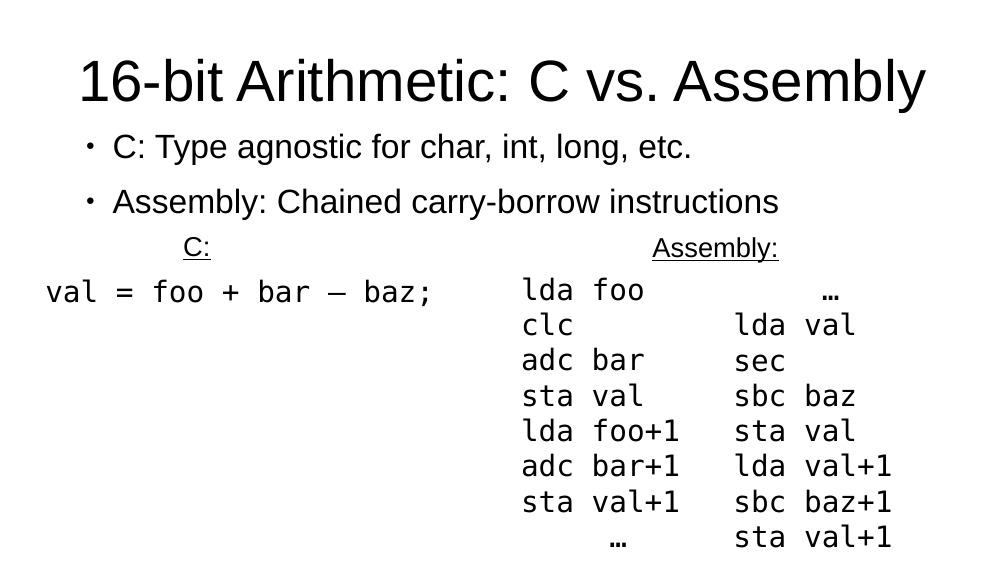
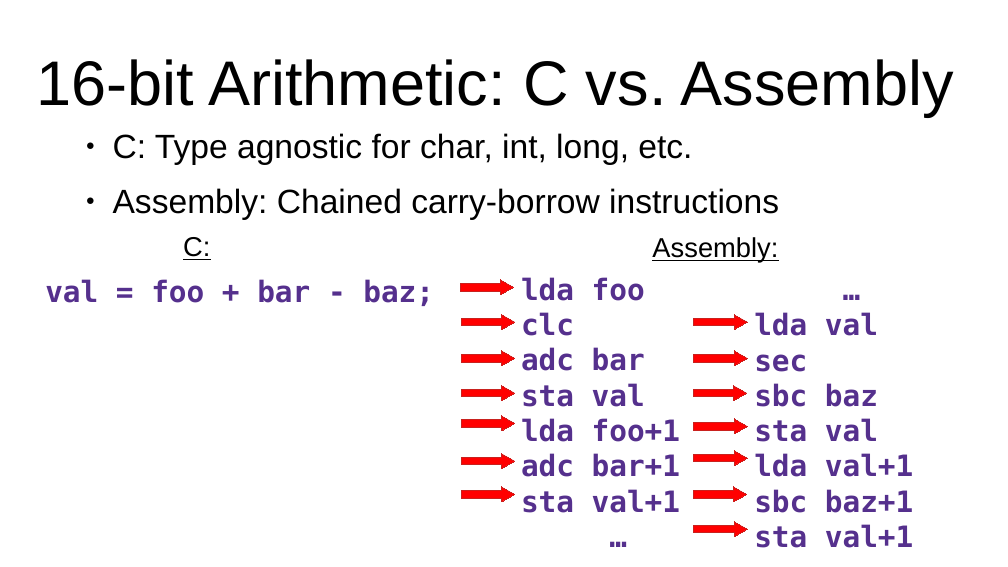
Before and after one commit to SlithyMatt/x16-assembly-tutorial, a slide deck: slide 7 of Lesson4/Lesson4.odp. Drawn at 1008x567 pixels with LibreOffice and Linux fonts; fonts in the diff are those of the drawing. Boxes give left, top, right and bottom in pixels: in the first picture for what was removed or moved away, otherwise in the second. Text is boxed around its words. In the diff, an @@ line names an element or a change of style, - is before the commit and + after.

```diff
--- a/Lesson4/Lesson4.odp
+++ b/Lesson4/Lesson4.odp
@@ title "16-bit Arithmetic: C vs. Assembly": place and size @@
-title "16-bit Arithmetic: C vs. Assembly" at box(78, 58, 927, 112)
+title "16-bit Arithmetic: C vs. Assembly" at box(37, 59, 954, 116)
@@ title "16-bit Arithmetic: C vs. Assembly" at box(37, 59, 954, 116): size 55.5 to 60 pt; line spacing 0.8 to 0.9 @@
@@ text "lda foo" at box(521, 277, 680, 513): text colour #000000 to #55308D, bold on @@
@@ text "…" at box(754, 312, 913, 548): text colour #000000 to #55308D, bold on @@
@@ text "…": place and size @@
-text "…" at box(733, 312, 892, 548)
+text "…" at box(754, 312, 913, 548)
@@ text at box(45, 279, 434, 306): text changed; text colour #000000 to #55308D; bold on @@
-val = foo + bar – baz;
+val = foo + bar - baz;
@@ right arrow added at box(460, 280, 513, 295), fill #FF0000, outline #C9211E 0 pt @@
@@ right arrow added at box(461, 315, 515, 330), fill #FF0000, outline #C9211E 0 pt @@
@@ right arrow added at box(694, 315, 748, 330), fill #FF0000, outline #C9211E 0 pt @@
@@ right arrow added at box(461, 351, 515, 366), fill #FF0000, outline #C9211E 0 pt @@
@@ right arrow added at box(694, 351, 748, 366), fill #FF0000, outline #C9211E 0 pt @@
@@ right arrow added at box(461, 386, 515, 401), fill #FF0000, outline #C9211E 0 pt @@
@@ right arrow added at box(693, 386, 747, 401), fill #FF0000, outline #C9211E 0 pt @@
@@ right arrow added at box(461, 416, 515, 431), fill #FF0000, outline #C9211E 0 pt @@
@@ right arrow added at box(694, 419, 748, 434), fill #FF0000, outline #C9211E 0 pt @@
@@ right arrow added at box(461, 454, 515, 469), fill #FF0000, outline #C9211E 0 pt @@
@@ right arrow added at box(694, 451, 748, 466), fill #FF0000, outline #C9211E 0 pt @@
@@ right arrow added at box(461, 487, 515, 502), fill #FF0000, outline #C9211E 0 pt @@
@@ right arrow added at box(693, 487, 747, 502), fill #FF0000, outline #C9211E 0 pt @@
@@ right arrow added at box(694, 522, 748, 537), fill #FF0000, outline #C9211E 0 pt @@
```
Also in this commit, not shown: 10 other slides changed, 2 slides added, 3 slides removed, 3 other files.
